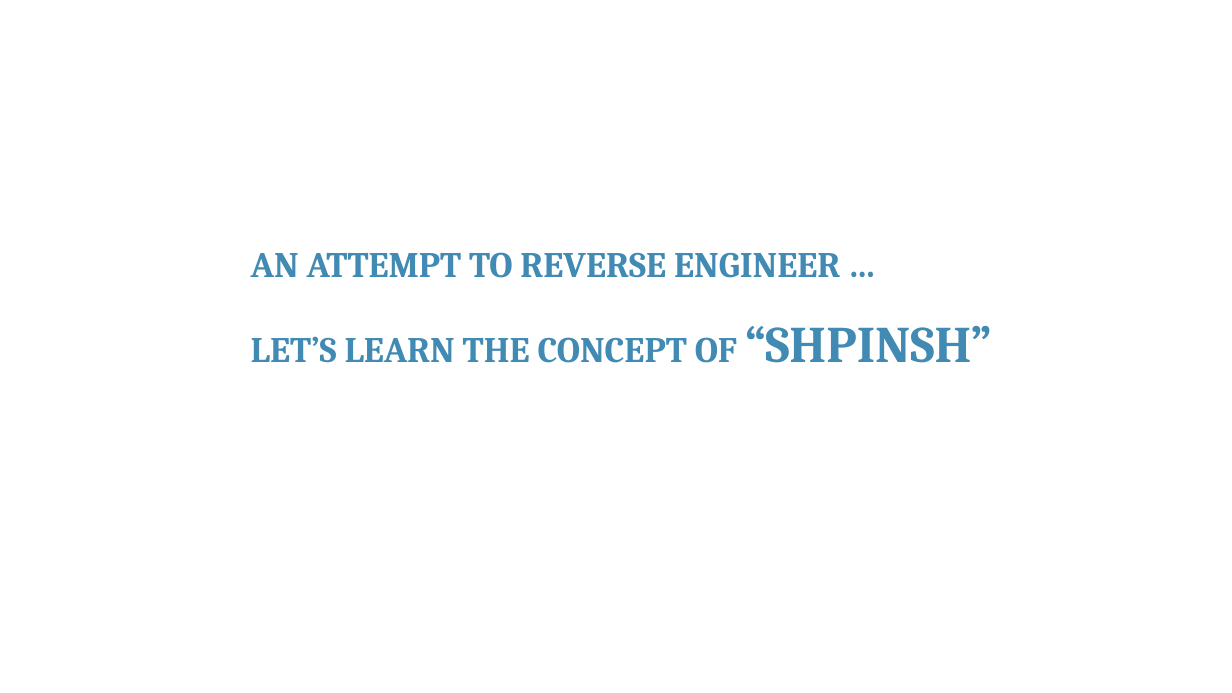
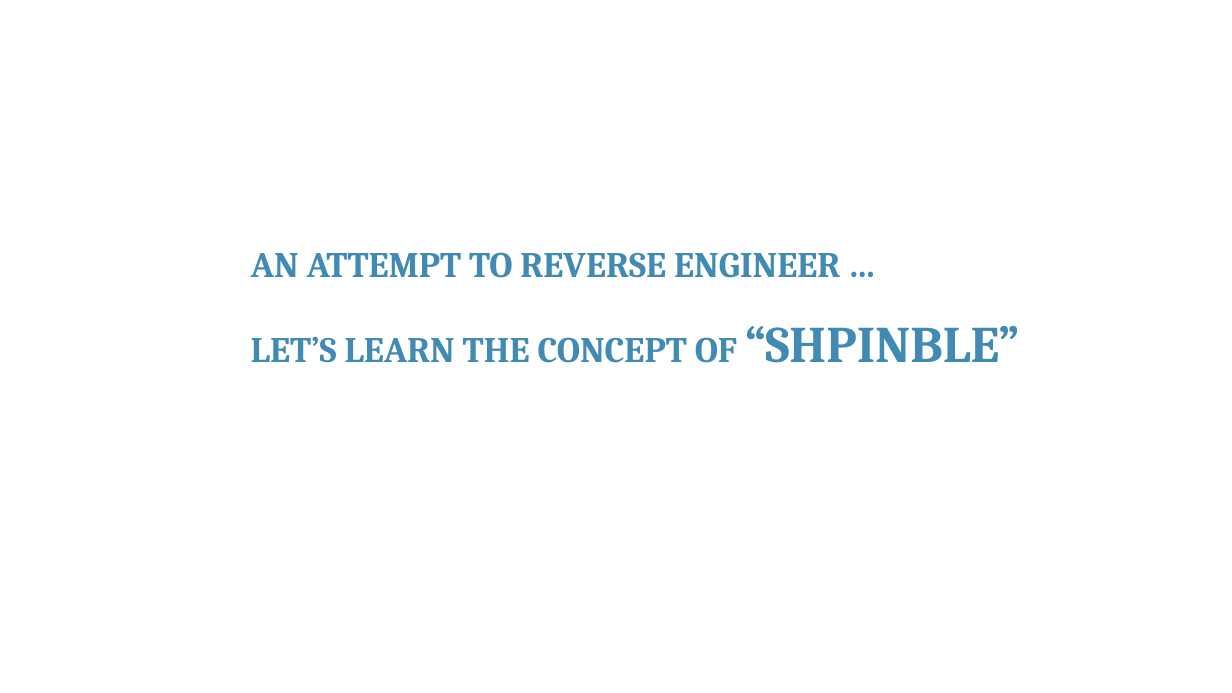
Before and after one commit to franckalbinet/iot-nbtc-itu, a slide deck: slide 3 of presentations/session-14-machine-learning.pptx. Drawn at 1232x693 pixels with LibreOffice and Linux fonts; fonts in the diff are those of the drawing; background and template pictures are left out. Boxes give left, top, right and bottom in pixels: in the first picture for what was removed or moved away, otherwise in the second. Text is boxed around its words. In the diff, an @@ line names an element or a change of style, - is before the commit and + after.

```diff
--- a/presentations/session-14-machine-learning.pptx
+++ b/presentations/session-14-machine-learning.pptx
@@ text at box(251, 326, 1020, 363): text changed @@
-LET’S LEARN THE CONCEPT OF “SHPINSH”
+LET’S LEARN THE CONCEPT OF “SHPINBLE”
```
Also in this commit, not shown: 3 other files.
